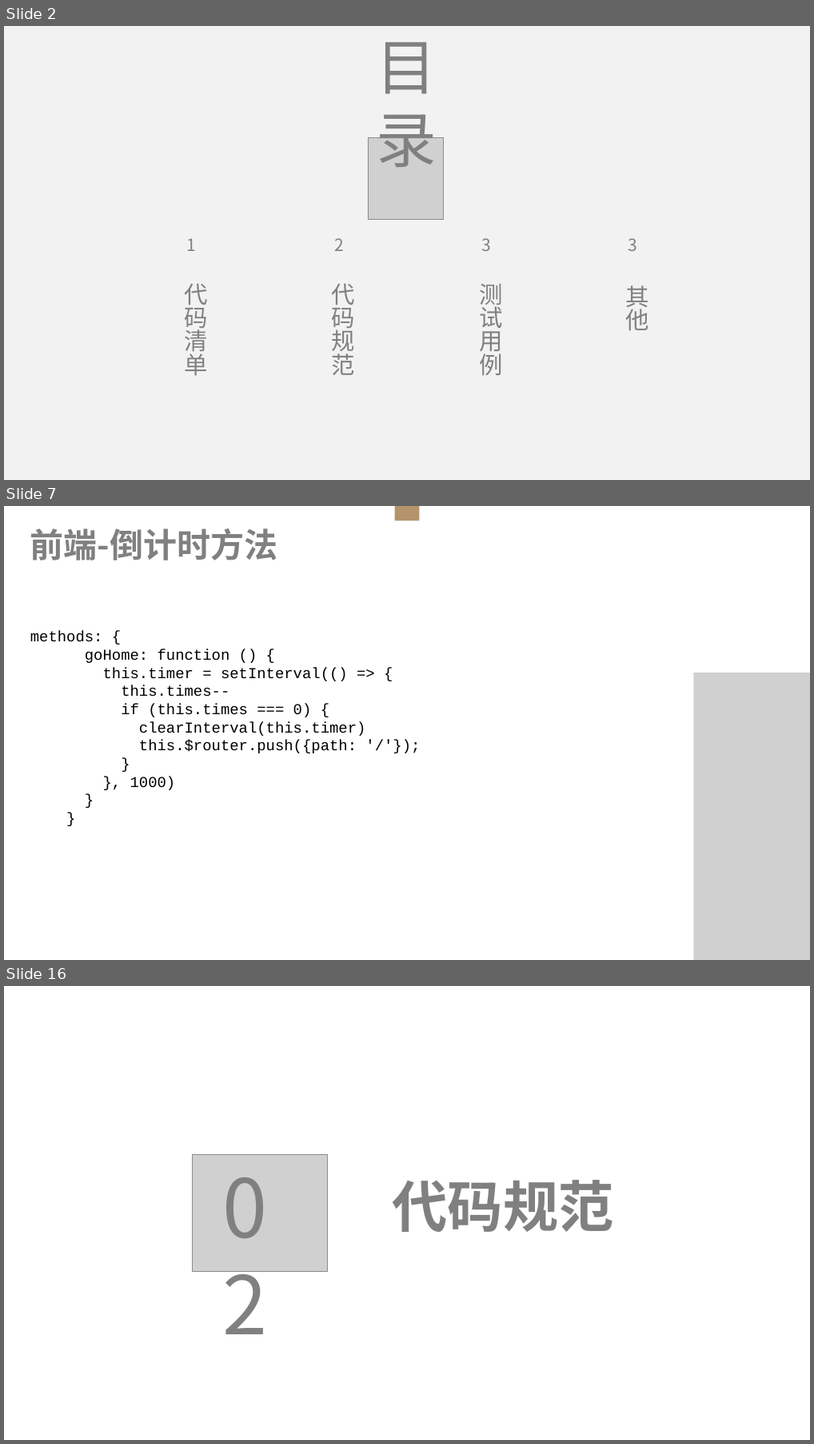
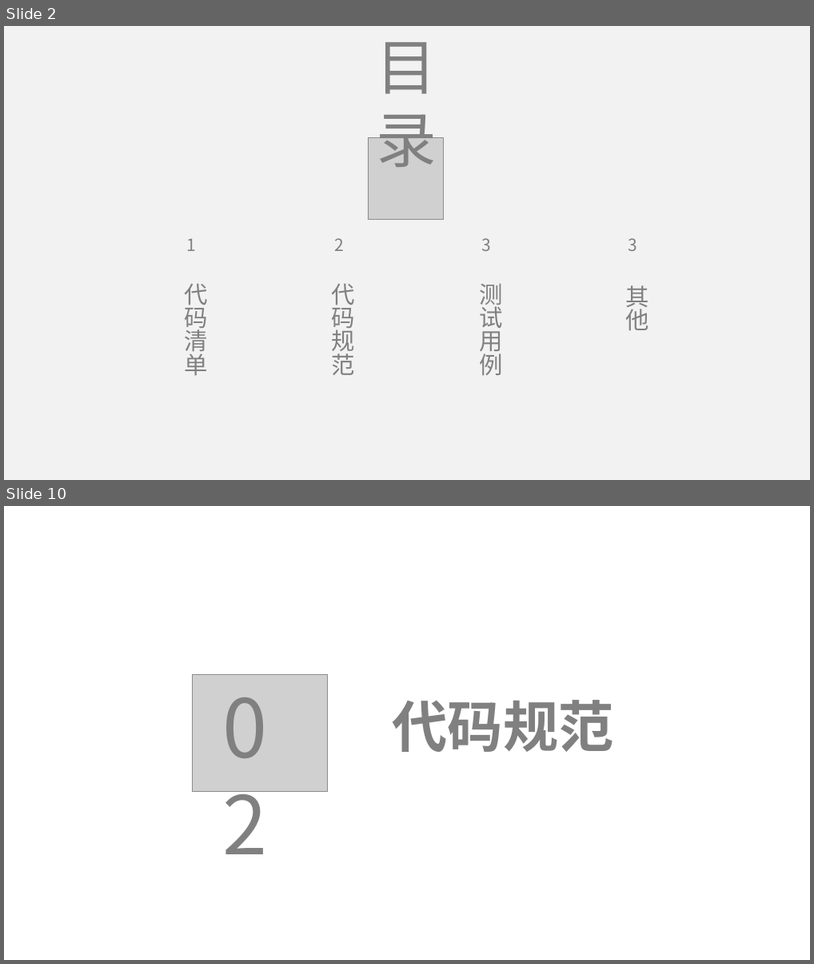
Before and after one commit to lenovo-wu/G11ZUCC, a slide deck: 代码实现.pptx. Shown one above the other, each under a label of ours: slides 2, 7 and 16 before the commit, slides 2 and 10 after it; the slides between them are not shown. The pictures are 814x1444 and 814x964 pixels, drawn with LibreOffice and Linux fonts; fonts in the diff are those of the drawing; grey boxes stand for pictures. Boxes give left, top, right and bottom in pixels: in the first picture for what was removed or moved away, otherwise in the second. Text is boxed around its words. In the diff, an @@ line names an element or a change of style, - is before the commit and + after.

```diff
--- a/代码实现.pptx
+++ b/代码实现.pptx
@@ slide 7 removed at bbox=[4, 506, 810, 960], background #FFFFFF @@
@@ text removed at bbox=[30, 528, 278, 560] @@
-前端-倒计时方法
@@ rectangle removed at bbox=[394, 506, 419, 520] @@
@@ text removed at bbox=[30, 631, 366, 790] @@
-methods: {
-goHome: function () {
-this.timer = setInterval(() => {
-this.times--
-if (this.times === 0) {
-clearInterval(this.timer)
-this.$router.push({path: '/'});
-}
-}, 1000)
-}
-}
@@ picture removed at bbox=[694, 672, 810, 960] @@
@@ what was slide 16 is now slide 10 @@
```
Also in this commit, not shown: 2 slides changed, 13 slides added, 15 other slides removed.
